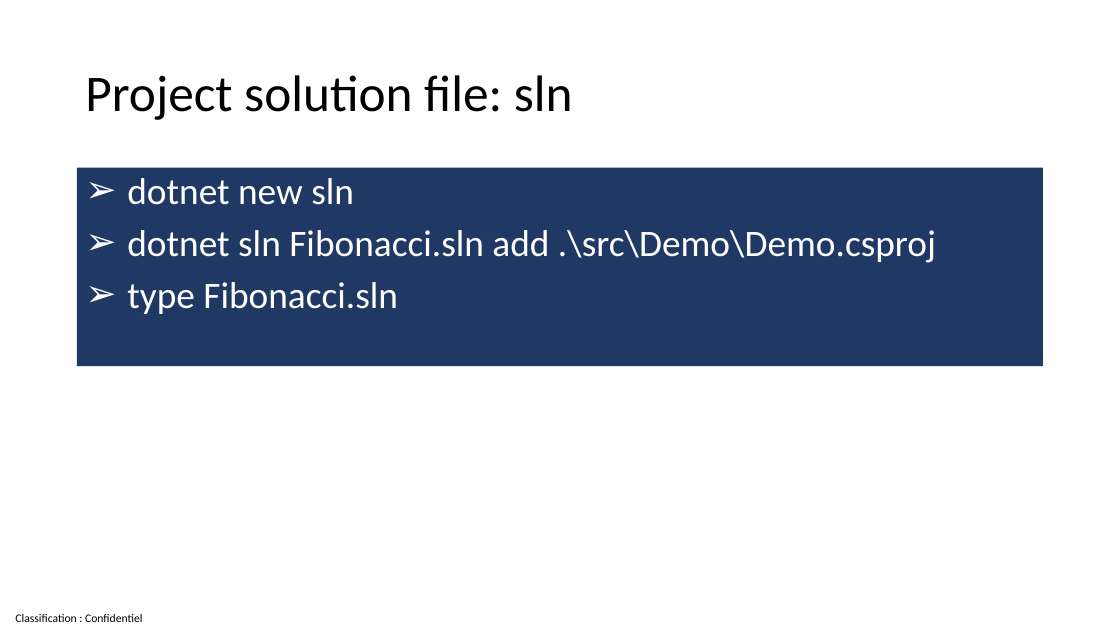
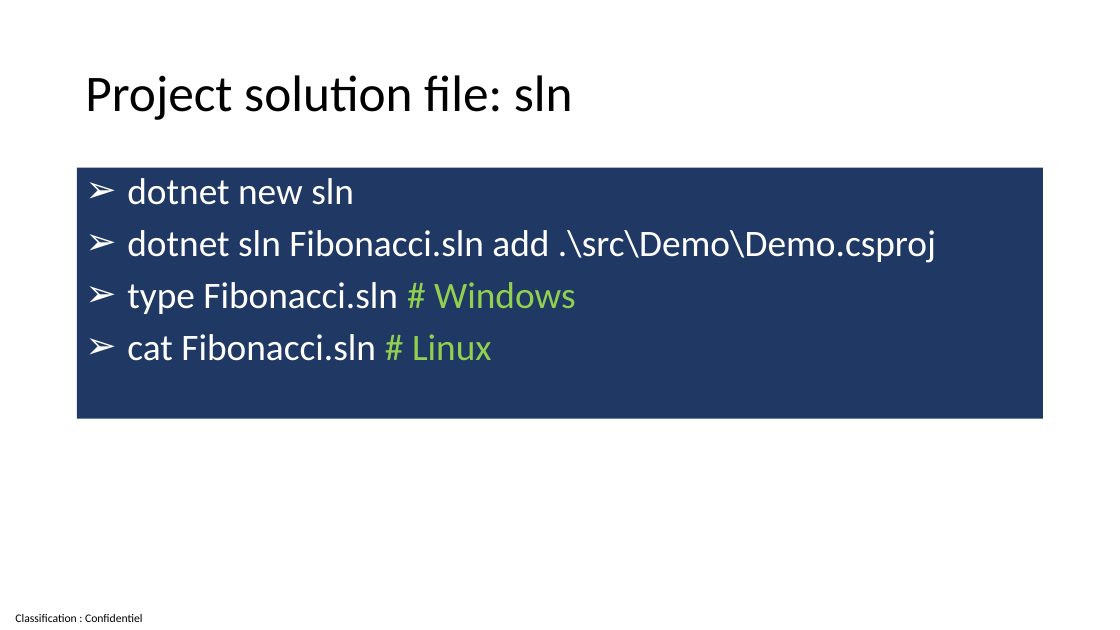
Before and after one commit to guillaume-chervet/course.dotnet, a slide deck: slide 94 of documentations/dotnet8.pptx. Drawn at 1120x630 pixels with LibreOffice and Linux fonts; fonts in the diff are those of the drawing. Boxes give left, top, right and bottom in pixels: in the first picture for what was removed or moved away, otherwise in the second. Text is boxed around its words. In the diff, an @@ line names an element or a change of style, - is before the commit and + after.

```diff
--- a/documentations/dotnet8.pptx
+++ b/documentations/dotnet8.pptx
@@ text "dotnet new sln": place and size @@
-text "dotnet new sln" at <box>77,168,1044,375</box>
+text "dotnet new sln" at <box>77,168,1044,428</box>
@@ text at <box>127,282,576,361</box>: text changed @@
-➢ type Fibonacci.sln
+➢ type Fibonacci.sln # Windows
+➢ cat Fibonacci.sln # Linux
```
Also in this commit, not shown: 11 other slides changed, 1 slide added.
